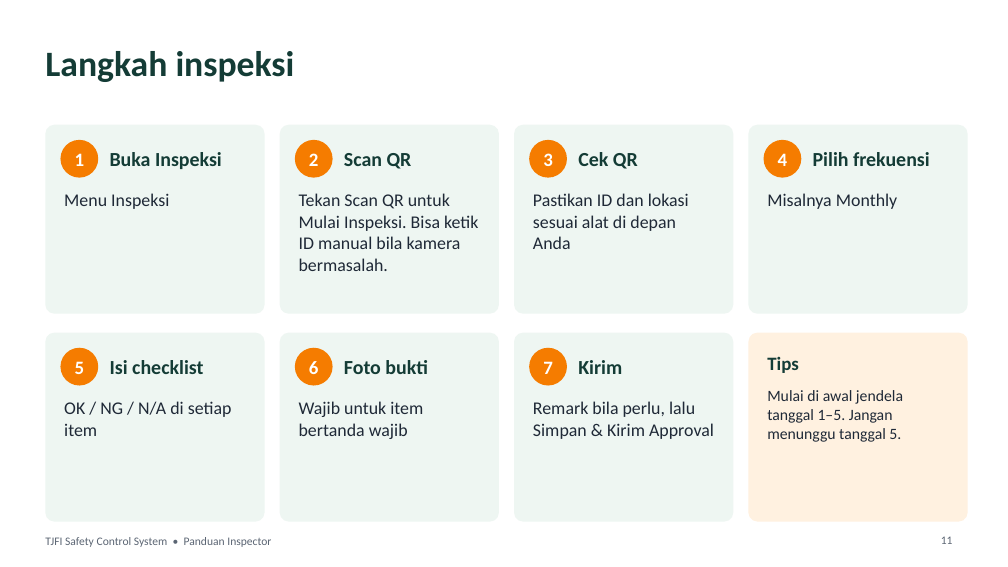
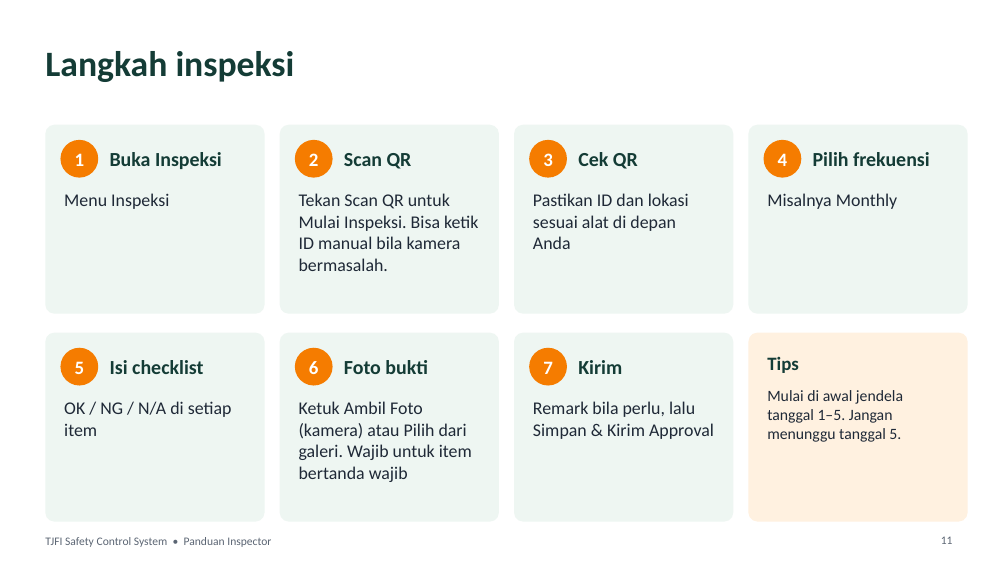
Before and after one commit to tjforge-hse/tjforge-hse.github.io, a slide deck: slide 11 of panduan-inspector.pptx. Drawn at 1008x567 pixels with LibreOffice and Linux fonts; fonts in the diff are those of the drawing. Boxes give left, top, right and bottom in pixels: in the first picture for what was removed or moved away, otherwise in the second. Text is boxed around its words. In the diff, an @@ line names an element or a change of style, - is before the commit and + after.

```diff
--- a/panduan-inspector.pptx
+++ b/panduan-inspector.pptx
@@ text at [299,401,472,482]: text changed @@
-Wajib untuk item bertanda wajib
+Ketuk Ambil Foto (kamera) atau Pilih dari galeri. Wajib untuk item bertanda wajib
```
Also in this commit, not shown: 4 other slides changed, 1 other file.
